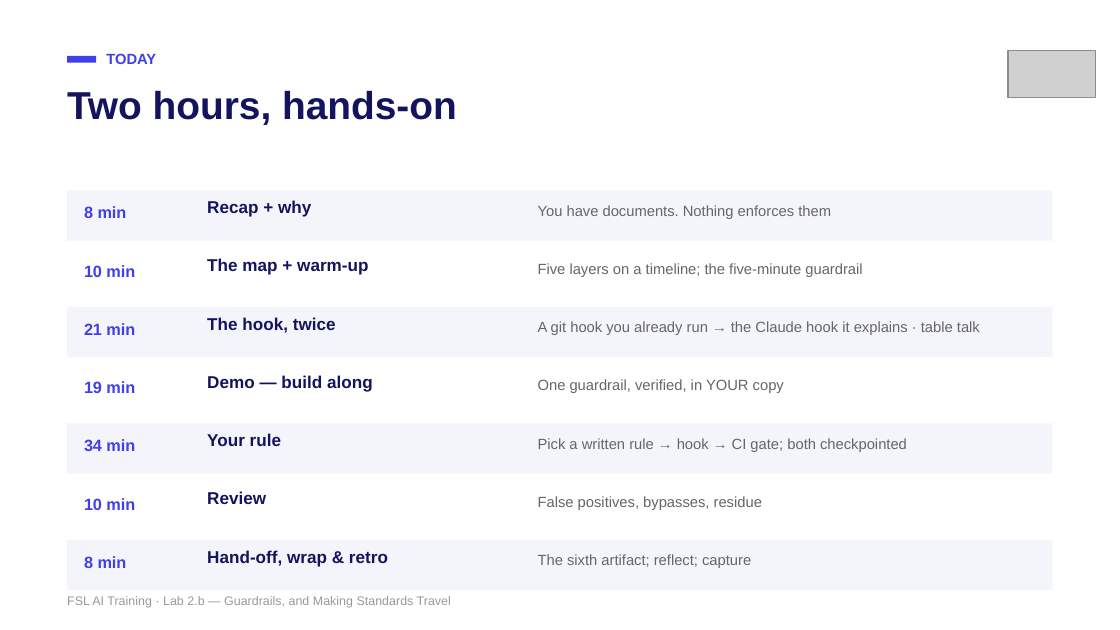
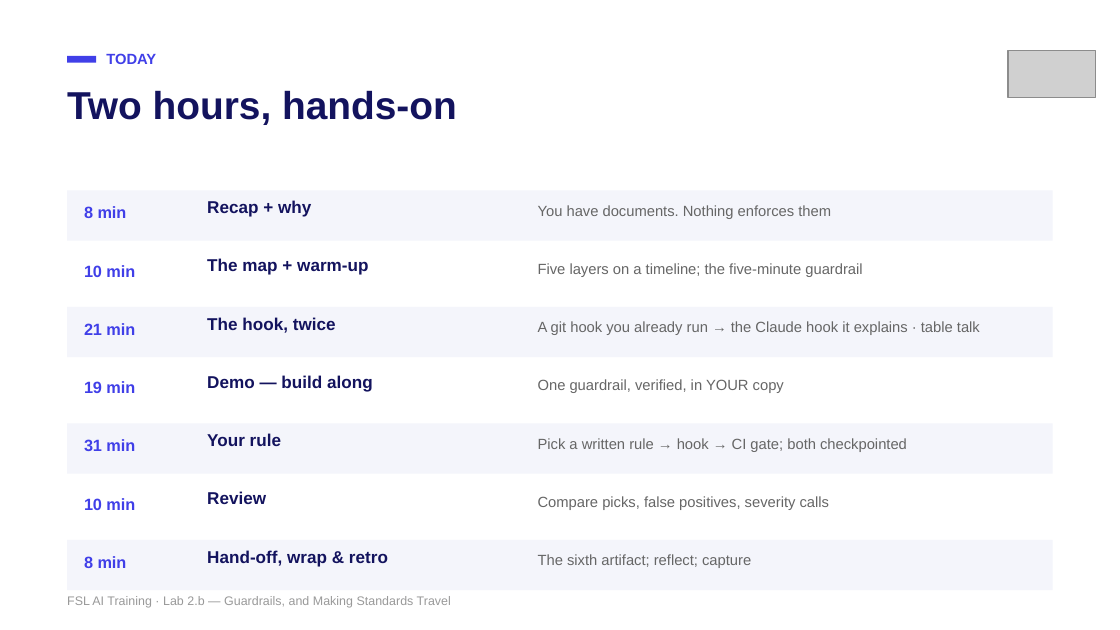
Before and after one commit to mike-tajmajer-fullstacklabs/fsl-taskboard-lab, a slide deck: slide 2 of docs/instructor/lab-2b-guardrails.pptx. Drawn at 1120x630 pixels with LibreOffice and Linux fonts; fonts in the diff are those of the drawing; grey boxes stand for pictures. Boxes give left, top, right and bottom in pixels: in the first picture for what was removed or moved away, otherwise in the second. Text is boxed around its words. In the diff, an @@ line names an element or a change of style, - is before the commit and + after.

Commit message:
removed bad slide

```diff
--- a/docs/instructor/lab-2b-guardrails.pptx
+++ b/docs/instructor/lab-2b-guardrails.pptx
@@ text at (84,439,135,451): text changed @@
-34 min
+31 min
@@ text at (538,496,829,510): text changed @@
-False positives, bypasses, residue
+Compare picks, false positives, severity calls
```
Also in this commit, not shown: 1 other slide changed, 1 slide added, 2 slides removed, 17 other files.
